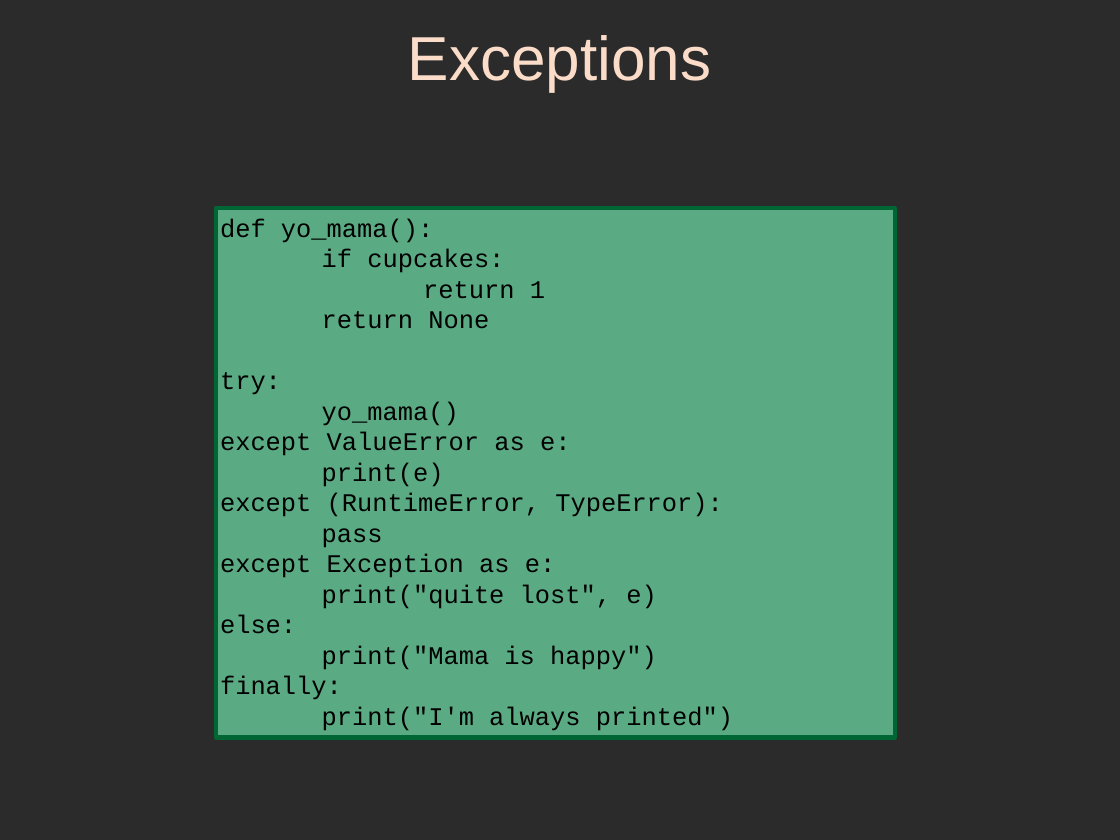
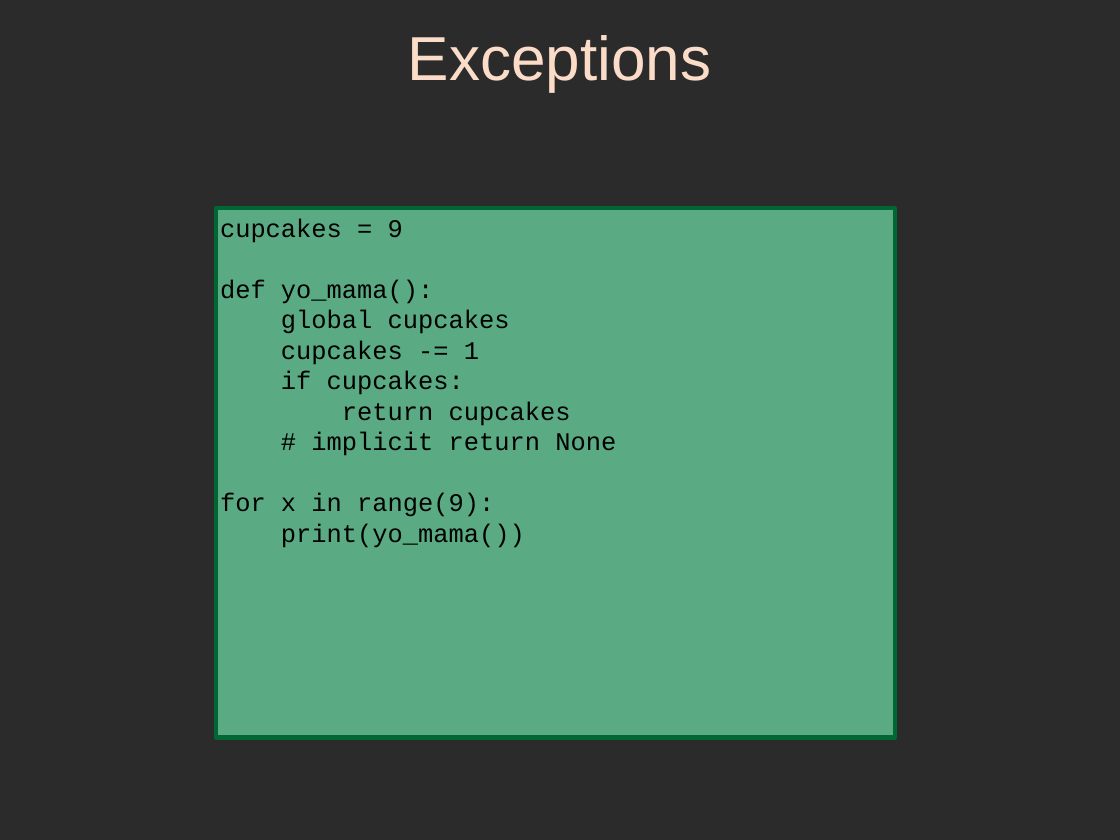
Before and after one commit to sphaero/workshops, a slide deck: slide 55 of PythonFu/presentation.odp. Drawn at 1120x840 pixels with LibreOffice and Linux fonts; fonts in the diff are those of the drawing; background and template pictures are left out; a plain dark background stands for a picture behind light text. Boxes give left, top, right and bottom in pixels: in the first picture for what was removed or moved away, otherwise in the second. Text is boxed around its words. In the diff, an @@ line names an element or a change of style, - is before the commit and + after.

Commit message:
update exceptions

```diff
--- a/PythonFu/presentation.odp
+++ b/PythonFu/presentation.odp
@@ text in rectangle at box(220, 218, 403, 243): paragraph added @@
+cupcakes = 9
@@ text in rectangle at box(281, 310, 510, 365): paragraphs added @@
+global cupcakes
+cupcakes -= 1
@@ text in rectangle at box(220, 401, 616, 548): text changed @@
-return 1
-return None
-try:
-yo_mama()
-except ValueError as e:
-print(e)
-except (RuntimeError, TypeError):
-pass
-except Exception as e:
-print("quite lost", e)
-else:
-print("Mama is happy")
-finally:
-print("I'm always printed")
+return cupcakes
+# implicit return None
+for x in range(9):
+print(yo_mama())
```
Also in this commit, not shown: 2 other slides changed, 1 slide added, 1 other file.
